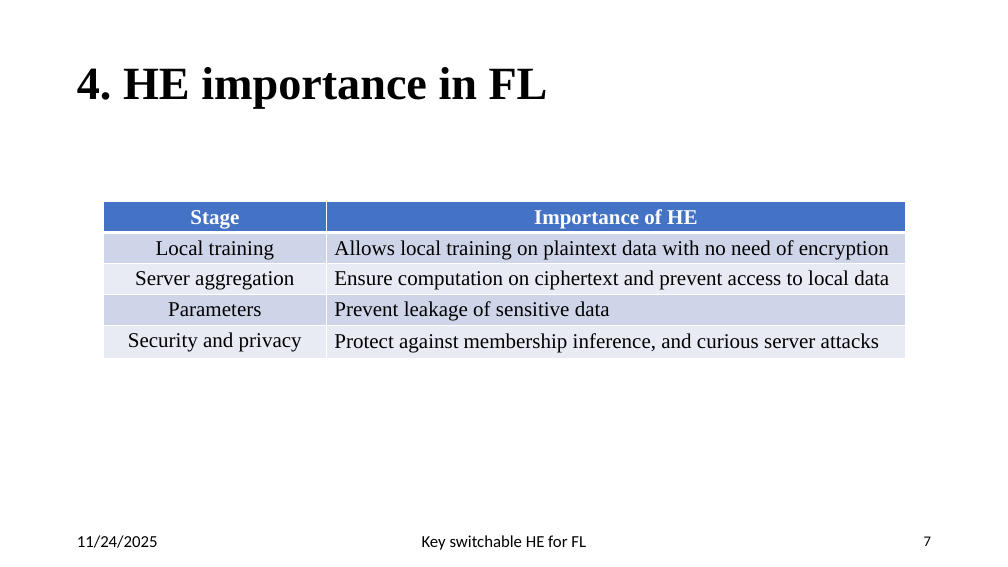
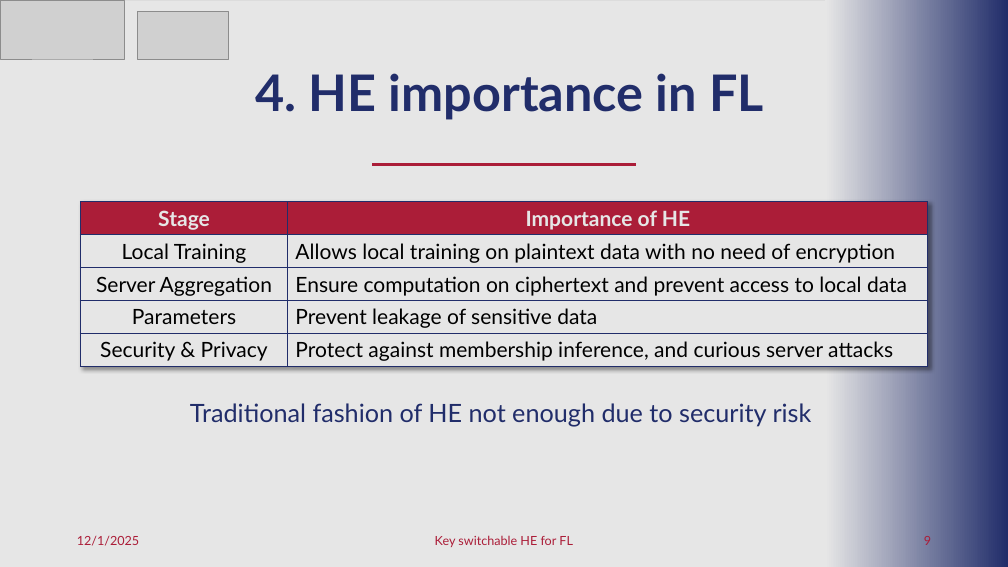
Before and after one commit to pyb0b/master-thesis-report, a slide deck: slide 9 of Final Presentation.pptx (slide 7 before the commit). Drawn at 1008x567 pixels with LibreOffice and Linux fonts; fonts in the diff are those of the drawing; grey boxes stand for pictures; background and template pictures are left out. Boxes give left, top, right and bottom in pixels: in the first picture for what was removed or moved away, otherwise in the second. Text is boxed around its words. In the diff, an @@ line names an element or a change of style, - is before the commit and + after.

```diff
--- a/Final Presentation.pptx
+++ b/Final Presentation.pptx
@@ rectangle added at bbox=[0, 1, 1008, 567], fill #E6E6E6 @@
@@ picture added at bbox=[0, 0, 125, 59] @@
@@ picture added at bbox=[138, 12, 228, 59] @@
@@ rectangle added at bbox=[826, 0, 1008, 567], fill gradient #E6E6E6 to #212D6A @@
@@ text "4. HE importance in FL": place and size @@
-text "4. HE importance in FL" at bbox=[77, 67, 548, 109]
+text "4. HE importance in FL" at bbox=[255, 73, 764, 119]
@@ text "4. HE importance in FL" at bbox=[255, 73, 764, 119]: size 44 to 48 pt, font Times New Roman to Lato, text colour #000000 to #212D6A; alignment left to centre; more space between paragraphs @@
@@ line added from (636, 165) to (372, 165), #AB1D38 3 pt @@
@@ table at bbox=[80, 202, 928, 366] @@
-row 2, column 1: Local training
+row 2, column 1: Local Training
-row 3, column 1: Server aggregation
+row 3, column 1: Server Aggregation
-row 5, column 1: Security and privacy
+row 5, column 1: Security & Privacy
@@ fill #4472C4 to #AB1D38 in row 1 @@
@@ fill #CFD5EA to #E6E6E6 in 4 cells @@
@@ fill #E9EBF5 to #E6E6E6 in 4 cells @@
@@ font Times New Roman to Lato in "Stage", "Importance of HE", "Allows local training on plaintext data with ...", "Ensure computation on ciphertext and prevent access ..." and 3 more places @@
@@ text colour #FFFFFF to #E6E6E6 in "Stage", "Importance of HE" @@
@@ borders changed @@
@@ table: place and size @@
-table at bbox=[103, 202, 905, 366]
+table at bbox=[80, 202, 928, 366]
@@ text added at bbox=[190, 403, 812, 427], 24 pt, text #212D6A @@
+Traditional fashion of HE not enough due to security risk
@@ text at bbox=[77, 536, 139, 546]: text changed; size 16 to 12 pt; font Calibri to Lato; text colour #000000 to #AB1D38 @@
-11/24/2025
+12/1/2025
@@ text "Key switchable HE for FL" at bbox=[435, 535, 573, 547]: size 16 to 12 pt, font Calibri to Lato, text colour #000000 to #AB1D38 @@
@@ page number at bbox=[924, 536, 931, 545]: text changed; size 14 to 12 pt; font Calibri to Lato; text colour #000000 to #AB1D38 @@
-7
+9
```
Also in this commit, not shown: 22 other slides changed, 11 slides added, 2 slides removed, 1 other file.
